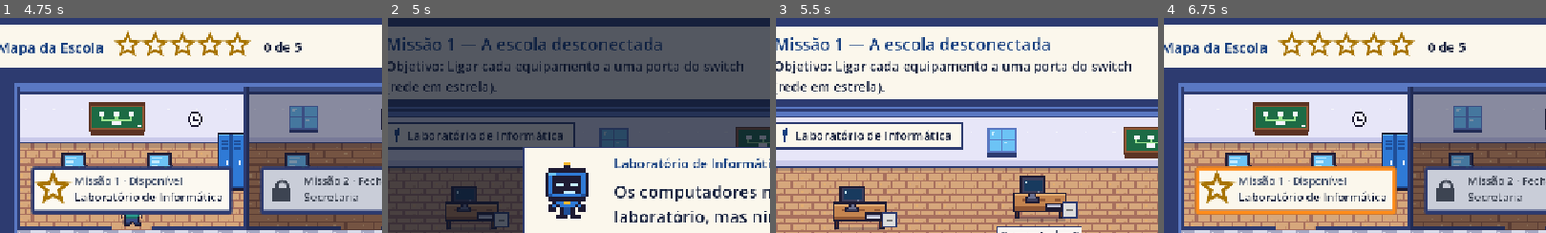
Above: before the commit, frames 1-4 (left to right).
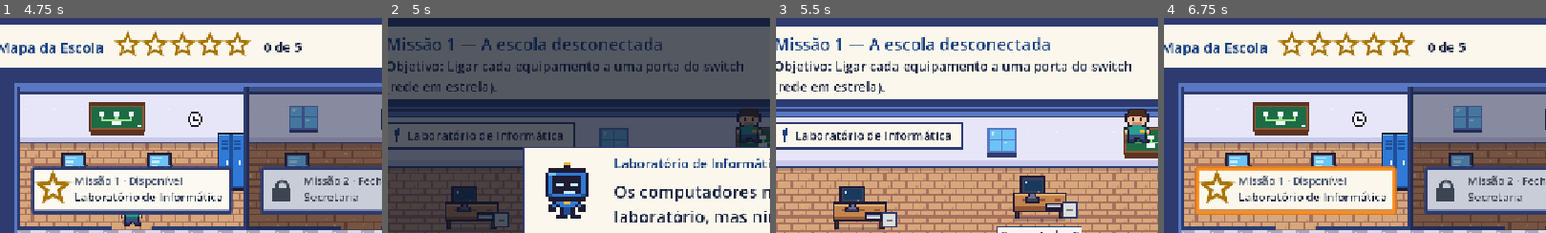
Above: after the commit, the same moments.

Repository: c1miano/escola-conectada-missao-rede
Game: Godot game, scene res://scenes/Main.tscn
Two runs of this game, one before a commit and one after it. Both use one fixed random seed, a clock stepped at 60 frames per second and the inputs below.
Inputs (mouse positions are % of the whole screen's width and height, from its top left):
- Up to frame 1 (4.75 s): click "Jogar" at 0.5 s; click "Escolher" at 1.25 s; click "Início" at 2 s; click "Jogar" at 2.75 s; click "Escolher" at 3.5 s; click (20, 40) at 4.27 s
- Up to frame 2 (5 s): no input
- Up to frame 3 (5.5 s): click "Começar" at 5 s
- Up to frame 4 (6.75 s): click "Ouvir de novo" at 5.75 s; click "Voltar ao mapa" at 6.5 s
The pictures show only the part of the screen within x 3-53%, y 0-50%; the shares and areas given below are measured in that part.

Frame 1 is identical in both runs. In frame 2, 0.6% of the frame differs, in the area x 91-98%, y 42-59%; in frame 3, 0.9%; in frame 4, nothing differs.

Commit message:
Personagem anda até os equipamentos; publicação Web + Windows
Co-Authored-By: Claude Opus 5.5 <noreply@anthropic.com>
Claude-Session: https://claude.ai/code/session_01ULB8X7t9abp3p422H2gXDy

Diff:
--- a/scripts/missions/mission_5.gd
+++ b/scripts/missions/mission_5.gd
@@ -244,12 +244,9 @@
 func _event_presence() -> void:
 	clear_actions()
 	person = Control.new()
-	person.custom_minimum_size = Vector2(60, 110)
-	person.draw.connect(func():
-		person.draw_circle(Vector2(30, 18), 16, Color("#f2c29b"))
-		person.draw_rect(Rect2(Vector2(12, 36), Vector2(36, 46)), Palette.PRIMARY)
-		person.draw_rect(Rect2(Vector2(14, 82), Vector2(12, 26)), Palette.DEVICE_DARK)
-		person.draw_rect(Rect2(Vector2(34, 82), Vector2(12, 26)), Palette.DEVICE_DARK))
+	person.custom_minimum_size = Vector2(64, 64)
+	person.mouse_filter = Control.MOUSE_FILTER_IGNORE
+	person.draw.connect(func(): Sprites.draw(person, "visitante", Vector2.ZERO, 4))
 	place(person, Vector2(0.98, 0.62))
 	var t := animate("m5_presenca")
 	t.tween_method(func(x: float): move_to(person, Vector2(x, 0.62)), 0.98, 0.64, 1.4)
--- a/scripts/missions/mission_base.gd
+++ b/scripts/missions/mission_base.gd
@@ -43,6 +43,9 @@
 var wall_items: Array = [["janela", 0.32], ["quadro", 0.52], ["relogio", 0.64], ["cartaz_rede", 0.74], ["janela", 0.86], ["extintor", 0.97]]
 var floor_items: Array = []
 var _finished := false
+var walker: Walker
+var use_button: BigButton
+var _near: Control = null          # equipamento perto do personagem
 
 
 func _init(id: int = 0) -> void:
@@ -55,7 +58,20 @@
 	guided = Game.is_guided()
 	_build_layout()
 	Game.record_start(mission_id)
+	DeviceView.interceptor = _walk_and_use
 	setup()
+	walker = Walker.new()
+	stage.add_child(walker)
+	_place_walker.call_deferred()
+
+
+func _exit_tree() -> void:
+	if DeviceView.interceptor == Callable(self, "_walk_and_use"):
+		DeviceView.interceptor = Callable()
+
+
+func _place_walker() -> void:
+	walker.set_feet(floor_point(Vector2(0.5, 0.45)))
 
 
 ## Implementado por cada missão.
@@ -179,6 +195,11 @@
 	add_child(skip_button)
 	pointer = PointerView.new()
 	add_child(pointer)
+	use_button = BigButton.new("Usar", "play", "star", 70)
+	use_button.visible = false
+	use_button.z_index = 30
+	use_button.pressed.connect(_use_near)
+	add_child(use_button)
 
 
 func _build_feedback() -> void:
@@ -224,6 +245,7 @@
 
 
 func _process(_d: float) -> void:
+	_update_walker(_d)
 	# painel de ações some quando não há opções (a tarefa é clicar no cenário)
 	_act_panel.self_modulate.a = 1.0 if actions.get_child_count() > 0 else 0.0
 	for n in _placed:
@@ -232,6 +254,110 @@
 	if _feedback.visible:
 		_feedback.position.x = (size.x - _feedback.size.x) / 2.0
 		_feedback.position.y = 120
+
+
+# ================================================================== personagem (andar até o equipamento)
+## Área do piso onde o personagem pode andar (coordenadas do cenário).
+func walk_bounds() -> Rect2:
+	var top := float(Room.WALL_H) + 30.0
+	return Rect2(Vector2(30, top), Vector2(stage.size.x - 60, stage.size.y - top - 8))
+
+
+## Ponto do chão em frente a um equipamento ou porta.
+func stand_point(target: Control) -> Vector2:
+	var r := target.get_global_rect()
+	var inv := stage.get_global_transform().affine_inverse()
+	var below := inv * Vector2(r.get_center().x, r.end.y + 62)
+	var b := walk_bounds()
+	if below.y > b.end.y:
+		below = inv * Vector2(r.get_center().x, r.position.y - 6)
+	return Vector2(clampf(below.x, b.position.x, b.end.x), clampf(below.y, b.position.y, b.end.y))
+
+
+## Clique num equipamento: o técnico anda até ele e só então a ação acontece.
+func _walk_and_use(target: Control, action: Callable) -> void:
+	if busy or walker == null:
+		return
+	var dest := stand_point(target)
+	if walker.feet().distance_to(dest) < 40.0:
+		action.call()
+		return
+	Sfx.play("select")
+	walker.walk_to(dest, func():
+		if is_instance_valid(target) and not busy:
+			action.call())
+
+
+func _interactives() -> Array:
+	var out: Array = []
+	for n in stage.find_children("*", "DeviceView", true, false):
+		if n.is_interactive():
+			out.append(n)
+		if n is SwitchView and n.port_clicked.get_connections().size() > 0:
+			for p in n.ports:
+				out.append(p)
+	return out
+
+
+func _update_walker(delta: float) -> void:
+	if walker == null:
+		return
+	if not walker.walking_to_target() and not busy:
+		var dir := Vector2.ZERO
+		if Input.is_key_pressed(KEY_A) or Input.is_key_pressed(KEY_LEFT):
+			dir.x -= 1
+		if Input.is_key_pressed(KEY_D) or Input.is_key_pressed(KEY_RIGHT):
+			dir.x += 1
+		if Input.is_key_pressed(KEY_W) or Input.is_key_pressed(KEY_UP):
+			dir.y -= 1
+		if Input.is_key_pressed(KEY_S) or Input.is_key_pressed(KEY_DOWN):
+			dir.y += 1
+		walker.step(dir, delta, walk_bounds())
+	# equipamento mais próximo -> botão "Usar"
+	var best: Control = null
+	var best_d := 120.0
+	var feet_g := stage.get_global_transform() * walker.feet()
+	for n in _interactives():
+		var r: Rect2 = n.get_global_rect()
+		var d := feet_g.distance_to(Vector2(r.get_center().x, clampf(feet_g.y, r.position.y, r.end.y + 30)))
+		if d < best_d:
+			best_d = d
+			best = n
+	_near = best if not walker.walking_to_target() else null
+	use_button.visible = _near != null and not busy and not _finished
+	if use_button.visible:
+		var label := "Usar"
+		if _near is DeviceView:
+			label = "Usar: " + (_near as DeviceView).name_label.text
+		elif _near is Button:
+			label = "Usar: " + str((_near as Button).text).get_slice("\n", 0)
+		if use_button.text != label:
+			use_button.text = label
+			use_button.reset_size()
+		var r2: Rect2 = stage.get_global_rect()
+		use_button.global_position = Vector2(r2.end.x - use_button.size.x - 16, r2.position.y + 74)
+
+
+func _use_near() -> void:
+	if _near == null or busy:
+		return
+	if _near is DeviceView:
+		(_near as DeviceView).use()
+	elif _near is Button:
+		(_near as Button).pressed.emit()
+
+
+func _input(event: InputEvent) -> void:
+	if event is InputEventKey and event.pressed and not event.echo:
+		if event.keycode in [KEY_LEFT, KEY_RIGHT, KEY_UP, KEY_DOWN]:
+			# setas andam com o personagem (Tab troca o foco dos botões)
+			get_viewport().set_input_as_handled()
+		elif event.keycode == KEY_E and use_button.visible:
+			get_viewport().set_input_as_handled()
+			_use_near()
+		elif event.keycode in [KEY_SPACE, KEY_ENTER] and use_button.visible and get_viewport().gui_get_focus_owner() == null:
+			get_viewport().set_input_as_handled()
+			_use_near()
 
 
 # ================================================================== helpers para as missões
--- a/scripts/ui/device_view.gd
+++ b/scripts/ui/device_view.gd
@@ -4,6 +4,10 @@
 ## Estado ligado/desligado aparece com luz E com símbolo (não só cor).
 
 signal clicked(device: DeviceView)
+
+## Quando definido (pela missão), o clique primeiro faz o personagem andar até o equipamento.
+## Assinatura: func(alvo: Control, acao: Callable)
+static var interceptor: Callable = Callable()
 
 var kind := "pc"
 var device_id := ""
@@ -108,10 +112,22 @@
 func _gui_input(event: InputEvent) -> void:
 	if event is InputEventMouseButton and event.pressed and event.button_index == MOUSE_BUTTON_LEFT:
 		accept_event()
-		clicked.emit(self)
+		use()
 	elif event.is_action_pressed("ui_accept"):
 		accept_event()
+		use()
+
+
+## Usa o equipamento (passando antes pelo personagem, se houver).
+func use() -> void:
+	if interceptor.is_valid():
+		interceptor.call(self, func(): clicked.emit(self))
+	else:
 		clicked.emit(self)
+
+
+func is_interactive() -> bool:
+	return is_visible_in_tree() and clicked.get_connections().size() > 0
 
 
 func _notification(what: int) -> void:
--- a/scripts/ui/switch_view.gd
+++ b/scripts/ui/switch_view.gd
@@ -24,10 +24,17 @@
 		b.focus_mode = Control.FOCUS_ALL
 		b.mouse_default_cursor_shape = Control.CURSOR_POINTING_HAND
 		var idx := i
-		b.pressed.connect(func(): port_clicked.emit(idx))
+		b.pressed.connect(func(): use_port(idx))
 		row.add_child(b)
 		ports.append(b)
 		port_used.append(false)
+
+
+func use_port(idx: int) -> void:
+	if DeviceView.interceptor.is_valid():
+		DeviceView.interceptor.call(ports[idx], func(): port_clicked.emit(idx))
+	else:
+		port_clicked.emit(idx)
 
 
 func set_port_used(i: int, used: bool) -> void:
--- /dev/null
+++ b/scripts/ui/walker.gd
@@ -0,0 +1,93 @@
+class_name Walker
+extends Control
+## Personagem (técnico) que anda pelo cenário. Pode andar sozinho até um ponto
+## (quando o jogador clica num equipamento) ou ser controlado pelo teclado.
+
+signal arrived
+
+const SPEED := 360.0
+const SCALE := 4
+
+var facing := "baixo"
+var moving := false
+var _t := 0.0
+var _target := Vector2.INF
+var _on_arrive: Callable
+
+
+func _init() -> void:
+	size = Vector2(16, 16) * SCALE
+	mouse_filter = Control.MOUSE_FILTER_IGNORE
+	z_index = 5
+
+
+## Pés do personagem (ponto de referência no chão).
+func feet() -> Vector2:
+	return position + Vector2(size.x / 2.0, size.y - 4)
+
+
+func set_feet(p: Vector2) -> void:
+	position = (p - Vector2(size.x / 2.0, size.y - 4)).round()
+
+
+func walk_to(p: Vector2, on_arrive: Callable = Callable()) -> void:
+	_target = p
+	_on_arrive = on_arrive
+	if Game.settings.pular_animacoes:
+		set_feet(p)
+		_finish()
+
+
+func walking_to_target() -> bool:
+	return _target != Vector2.INF
+
+
+func step(dir: Vector2, delta: float, bounds: Rect2) -> void:
+	_target = Vector2.INF
+	if dir == Vector2.ZERO:
+		moving = false
+		return
+	var p := feet() + dir.normalized() * SPEED * delta
+	set_feet(Vector2(clampf(p.x, bounds.position.x, bounds.end.x), clampf(p.y, bounds.position.y, bounds.end.y)))
+	_face(dir)
+	moving = true
+
+
+func _process(delta: float) -> void:
+	if _target != Vector2.INF:
+		var to := _target - feet()
+		if to.length() < 6.0:
+			set_feet(_target)
+			_finish()
+		else:
+			set_feet(feet() + to.normalized() * minf(SPEED * delta, to.length()))
+			_face(to)
+			moving = true
+	if moving:
+		_t += delta
+	queue_redraw()
+
+
+func _finish() -> void:
+	_target = Vector2.INF
+	moving = false
+	facing = "cima"
+	queue_redraw()
+	var cb := _on_arrive
+	_on_arrive = Callable()
+	arrived.emit()
+	if cb.is_valid():
+		cb.call()
+
+
+func _face(dir: Vector2) -> void:
+	if absf(dir.x) > absf(dir.y):
+		facing = "direita" if dir.x > 0 else "esquerda"
+	else:
+		facing = "baixo" if dir.y > 0 else "cima"
+
+
+func _draw() -> void:
+	var frame := int(_t * 8.0) % 2 if moving else 0
+	draw_rect(Rect2(Vector2(size.x * 0.2, size.y - 8), Vector2(size.x * 0.6, 8)), Color(0.1, 0.1, 0.25, 0.3))
+	Sprites.draw(self, "tecnico_%s_%d" % [facing, frame], Vector2.ZERO, SCALE)
--- a/tests/autotest.gd
+++ b/tests/autotest.gd
@@ -84,6 +84,22 @@
 
 # ------------------------------------------------------------- soluções
 func solve_1(ms) -> void:
+	# personagem: clica no Computador 3 -> anda até ele -> fica selecionado
+	ms.devices[2].use()
+	await wait(0.4)
+	await shot("m1_andando")
+	await wait(2.0)
+	await shot("m1_chegou")
+	if ms.devices[2].selected:
+		print("Personagem andou até o equipamento e usou")
+	else:
+		failures.append("andar")
+	ms.sw.use_port(3)
+	await wait(2.5)
+	if ms.links.has(ms.devices[2]):
+		print("Personagem andou até a porta do switch e ligou o cabo")
+	else:
+		failures.append("porta")
 	# erro proposital: ligar computador direto no outro
 	ms._on_device(ms.devices[0])
 	ms._on_device(ms.devices[1])
@@ -92,6 +108,10 @@
 	await wait(2.0)
 	var port := 0
 	for d in ms.devices:
+		if ms.links.has(d):
+			continue
+		if port == 3:
+			port = 4
 		ms._on_device(d)
 		await wait(0.2)
 		if port == 2:
Not shown, added: scripts/ui/walker.gd.uid
